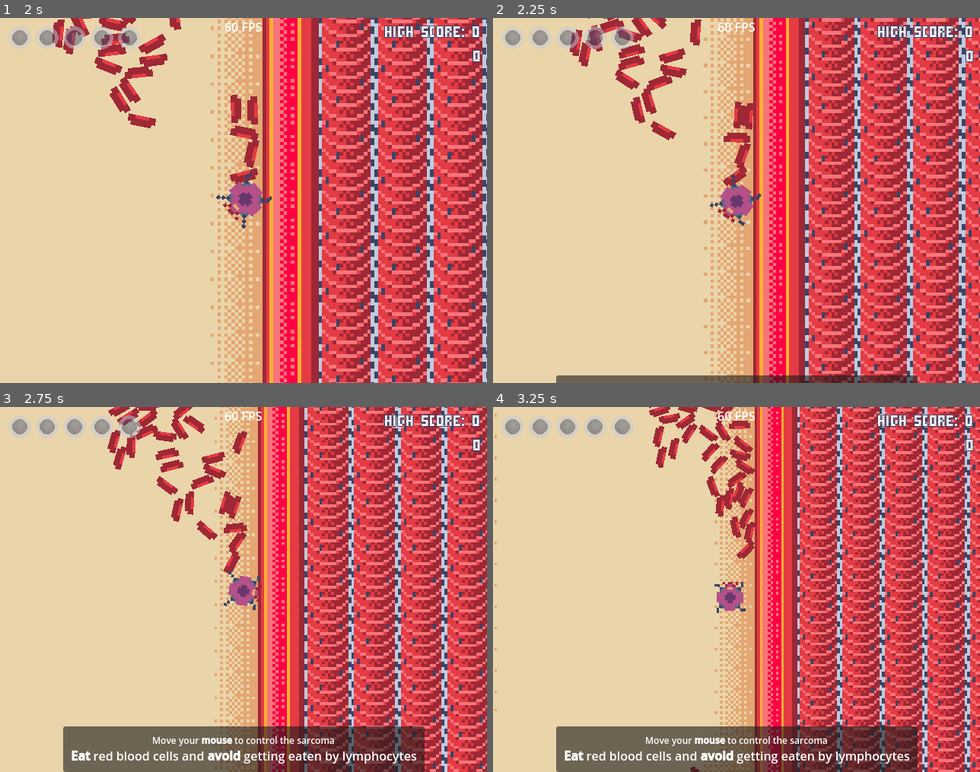
Above: before the commit, frames 1-4 (two rows, left to right).
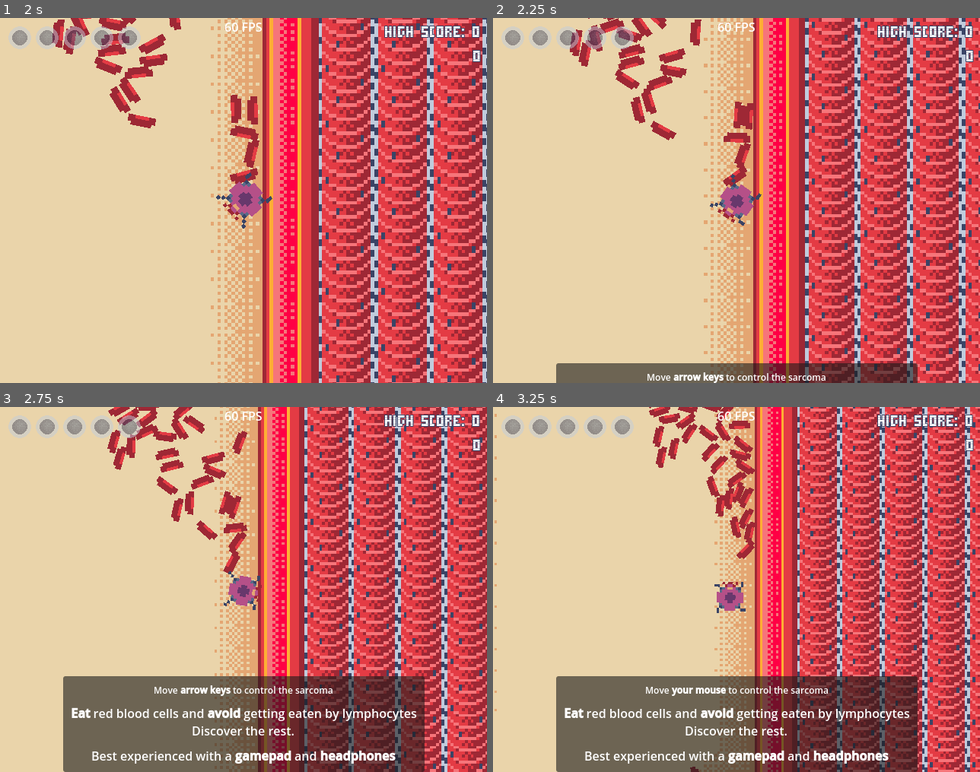
Above: after the commit, the same moments.

Repository: BertrandBordage/Bloody-Sarcoma
Game: Godot game, scene res://level_0.tscn
The game is run twice, just before and just after one commit, with the same random seed, the same clock (stepped at 60 frames per second) and the same inputs. Sound files missing from this copy of the repository are replaced by a short silence.
Inputs (mouse positions are in pixels of both pictures, inside the frame that each line leads up to):
- Up to frame 1 (2 s): tap Enter at 0.5 s; move the mouse to (350, 182) at 0.52 s; hold Right (right) 0.53-1.25 s; tap Space (metastasize) at 0.6 s; click (350, 182) at 0.67 s; drag from (146, 218) to (306, 204) at 1.27 s
- Up to frame 2 (2.25 s): move the mouse to (785, 120) at 2.02 s; hold Right (right) from 2.03 s (still down); tap Space (metastasize) at 2.1 s; click (785, 120) at 2.17 s
- Up to frame 3 (2.75 s): keep holding Right (right)
- Up to frame 4 (3.25 s): release Right (right) at 2.75 s; drag from (712, 662) to (590, 534) at 2.77 s

Frame 1 is identical in both runs. In frame 2, 2.8% of the frame differs, in the area x 12-88%, y 94-100%; in frame 3, 12%, in the area x 12-88%, y 73-98%; in frame 4, 12%.

Commit message:
Adds info about controls.

Diff:
--- /dev/null
+++ b/Controls.gd
@@ -0,0 +1,15 @@
+extends RichTextLabel
+
+func update_text():
+    var controller = "your mouse"
+    if PlayerData.use_gamepad:
+        controller = "your left joystick"
+    elif PlayerData.use_keyboard:
+        controller = "arrow keys"
+    elif PlayerData.use_touch:
+        controller = "your finger"
+    text = "[center][font_size=12]Move [b]%s[/b] to control the sarcoma[/font_size][/center]" % controller
+
+
+func _ready():
+    PlayerData.input_changed.connect(update_text)
--- a/Help.gd
+++ b/Help.gd
@@ -4,5 +4,5 @@
 func _ready():
     var tween: Tween = create_tween()
     tween.tween_property(self, "offset:y", 0, 0.5).set_delay(2.0)
-    tween.tween_property(self, "offset:y", 100, 0.5).set_delay(10.0)
+    tween.tween_property(self, "offset:y", 200, 0.5).set_delay(10.0)
     tween.tween_callback(queue_free)
--- a/autoload/PlayerData.gd
+++ b/autoload/PlayerData.gd
@@ -21,6 +21,7 @@
 var use_gamepad: bool = false
 var is_nintendo_gamepad: bool = false
 var use_keyboard: bool = false
+var use_touch: bool = false
 
 
 func initial_zoom_tween():
@@ -33,7 +34,8 @@
     save_high_score()
     high_score = read_high_score()
     threat_level = 0.0
-    SpawnedFlow.lymphocyte_probability_tween.stop()
+    if SpawnedFlow.lymphocyte_probability_tween:
+        SpawnedFlow.lymphocyte_probability_tween.stop()
     SpawnedFlow.lymphocyte_probability = 0.0
     # -1 is a trick to not trigger the first threat level to blink.
     threat_level_decreased.emit(-1.0)
@@ -97,6 +99,12 @@
         use_gamepad = false
         use_keyboard = true
         input_changed.emit()
+    elif event is InputEventScreenTouch and not use_touch:
+        use_mouse = false
+        use_touch = true
+        use_gamepad = false
+        use_keyboard = false
+        input_changed.emit()
     elif event is InputEventMouseMotion and not use_mouse:
         use_mouse = true
         use_gamepad = false
--- a/playable_cell_cluster.gd
+++ b/playable_cell_cluster.gd
@@ -37,7 +37,8 @@
 
 func _physics_process(_delta):
     var direction: Vector2
-    if PlayerData.use_mouse:
+    # TODO: Improve touch controls.
+    if PlayerData.use_mouse or PlayerData.use_touch:
         var viewport: Viewport = get_viewport()
         var viewport_size: Vector2 = viewport.get_visible_rect().size
         direction = (
--- a/playable_cell_cluster.tscn
+++ b/playable_cell_cluster.tscn
@@ -11,6 +11,7 @@
 [ext_resource type="Script" path="res://Score.gd" id="7_4hjp6"]
 [ext_resource type="FontFile" uid="uid://hnxgeipnqeuo" path="res://fonts/Micro5-Regular.ttf" id="7_rckg4"]
 [ext_resource type="Script" path="res://MetastasizeButton.gd" id="10_sccpc"]
+[ext_resource type="Script" path="res://Controls.gd" id="12_ek127"]
 [ext_resource type="Script" path="res://PauseOverlay.gd" id="12_j7f23"]
 [ext_resource type="Script" path="res://GameOver.gd" id="13_swuyd"]
 
@@ -165,8 +166,8 @@
 horizontal_alignment = 1
 
 [node name="Help" type="CanvasLayer" parent="."]
-offset = Vector2(0, 100)
-transform = Transform2D(1, 0, 0, 1, 0, 100)
+offset = Vector2(0, 200)
+transform = Transform2D(1, 0, 0, 1, 0, 200)
 script = ExtResource("3_pwehu")
 
 [node name="PanelContainer" type="PanelContainer" parent="Help"]
@@ -188,13 +189,29 @@
 theme_override_constants/margin_right = 10
 theme_override_constants/margin_bottom = 10
 
-[node name="Label" type="RichTextLabel" parent="Help/PanelContainer/MarginContainer"]
+[node name="VBoxContainer" type="VBoxContainer" parent="Help/PanelContainer/MarginContainer"]
+layout_mode = 2
+theme_override_constants/separation = 10
+
+[node name="Controls" type="RichTextLabel" parent="Help/PanelContainer/MarginContainer/VBoxContainer"]
 layout_mode = 2
 bbcode_enabled = true
-text = "[center][font_size=12]Move your [b]mouse[/b] to control the sarcoma[/font_size]
-[b]Eat[/b] red blood cells and [b]avoid[/b] getting eaten by lymphocytes[/center]"
+text = "[center][font_size=12]Move your [b]mouse[/b] to control the sarcoma[/font_size][/center]"
 fit_content = true
-autowrap_mode = 0
+script = ExtResource("12_ek127")
+
+[node name="RichTextLabel" type="RichTextLabel" parent="Help/PanelContainer/MarginContainer/VBoxContainer"]
+layout_mode = 2
+bbcode_enabled = true
+text = "[center][b]Eat[/b] red blood cells and [b]avoid[/b] getting eaten by lymphocytes
+Discover the rest.[/center]"
+fit_content = true
+
+[node name="BestExperience" type="RichTextLabel" parent="Help/PanelContainer/MarginContainer/VBoxContainer"]
+layout_mode = 2
+bbcode_enabled = true
+text = "[center]Best experienced with a [b]gamepad[/b] and [b]headphones[/b][/center]"
+fit_content = true
 
 [node name="PauseOverlay" type="CanvasLayer" parent="."]
 process_mode = 3
--- a/utils/fps.tscn
+++ b/utils/fps.tscn
@@ -1,6 +1,6 @@
 [gd_scene load_steps=2 format=3 uid="uid://dawsk28a6rcs6"]
 
-[ext_resource type="Script" path="res://Label.gd" id="1_ffgtu"]
+[ext_resource type="Script" path="res://FPS.gd" id="1_ffgtu"]
 
 [node name="FPS" type="Label"]
 offset_left = 48.0
Renamed: Label.gd -> FPS.gd
Not shown: 1 places in playable_cell_cluster.tscn that only renumber resources
